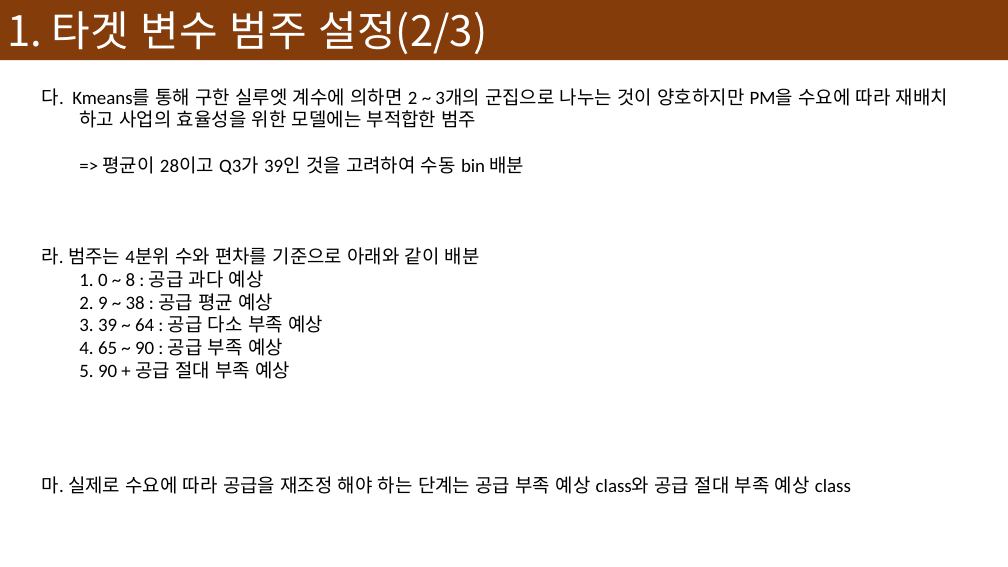
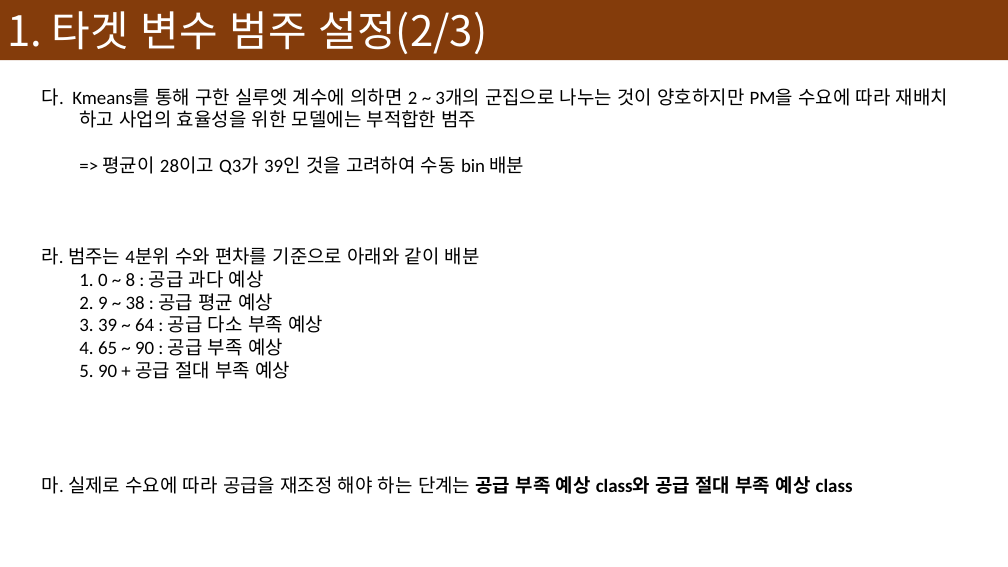
Before and after one commit to devna0111/FlowCast, a slide deck: slide 37 of presentation/Model 설명서.pptx. Drawn at 1008x567 pixels with LibreOffice and Linux fonts; fonts in the diff are those of the drawing. Boxes give left, top, right and bottom in pixels: in the first picture for what was removed or moved away, otherwise in the second. Text is boxed around its words. In the diff, an @@ line names an element or a change of style, - is before the commit and + after.

```diff
--- a/presentation/Model 설명서.pptx
+++ b/presentation/Model 설명서.pptx
@@ text "마. 실제로 수요에 따라 공급을 ..." at [42,476,853,494]: bold on in "공급 부족 예상 class와 공급 절대 부족 ..." @@
```
Also in this commit, not shown: 6 other slides changed, 12 slides added, 1 slide removed, 1 other file.
